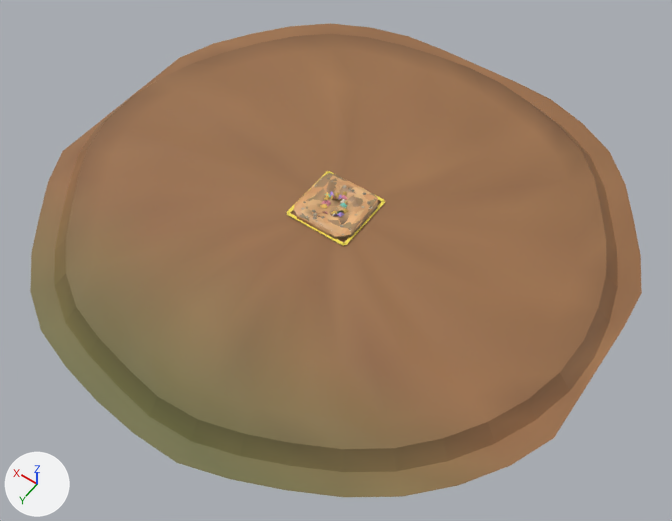
A saved change to the glTF model creator-build-project/assets/bundles/region_coast/models/coast_board.glb.
Both versions are drawn from a 50 mm lens placed at (-5.18, 7.25, 10.22), pointed at (-0.35, 0.49, -0.41). Arrows for +X, +Y and +Z are at lower left; the lights stay in place. The first picture is the older version. Vertices at exactly the same position are counted once.

Objects in the first picture: 'reef_base', 'slab_0' and 6 more.
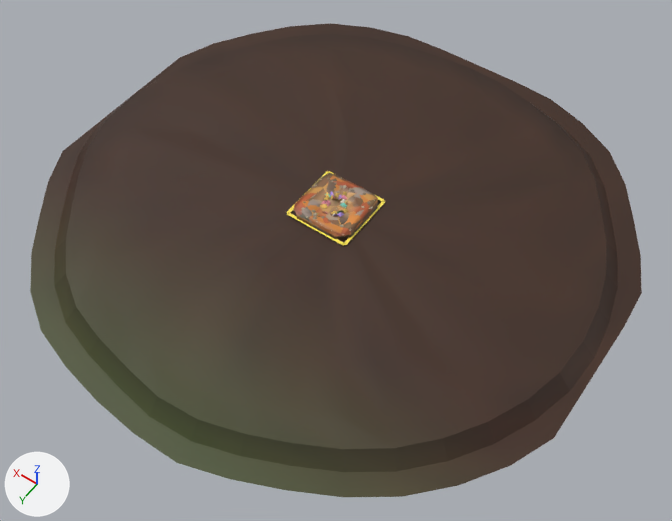
The change, as a diff of the scene's bpy script:
```diff
--- a/creator-build-project/assets/bundles/region_coast/models/coast_board.glb.py
+++ b/creator-build-project/assets/bundles/region_coast/models/coast_board.glb.py
@@ me_reef_base @@
 me_reef_base.from_pydata(...)  # 240 vertices, 438 faces; spans x -4.25..4.25, y -4.15..4.3, z -0.16..0.06
 # used by ob_reef_base; location = (0.0, 0.0, 0.0)
+# me_reef_base part 1: 438 faces centred in x -4.21..4.24, y -4.1..4.2, z -0.16..0.06 are repainted in the vertex colours; the middle colour goes from brown #976e47 to brown #3e2618
 me_reef_base.materials.append(mat_defaultmaterial_003)
```

Changed parts and their boxes (x1, y1, x2, y2) in the pictures (672 x 521 px):
part 1 of me_reef_base, recoloured (darker)
    both: (30, 23, 642, 497)
